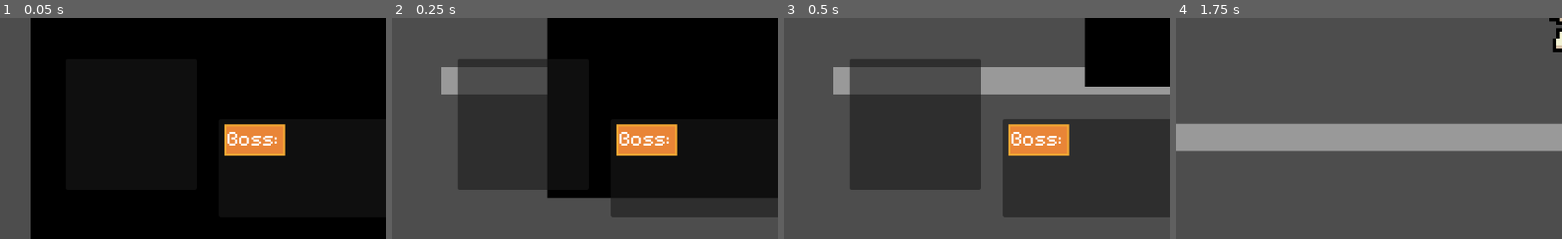
Above: before the commit, frames 1-4 (left to right).
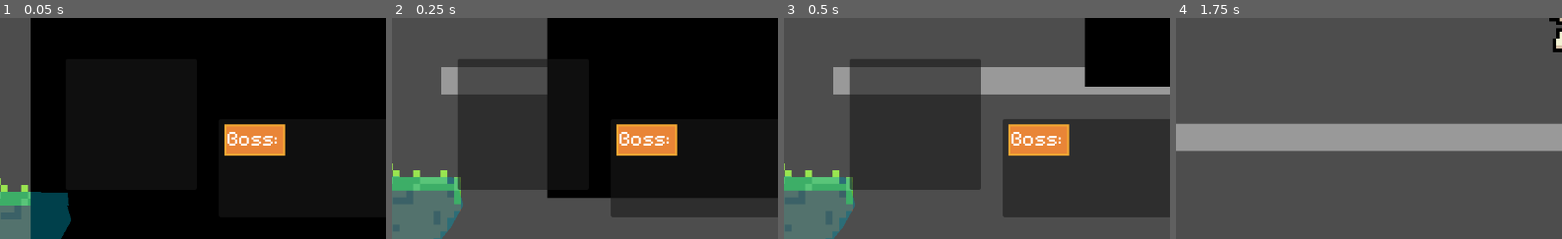
Above: after the commit, the same moments.

Repository: ZombiedestroyerE/umbcgamejam24
Game: Godot game, scene res://game_area.tscn
Two runs of this game, one before a commit and one after it. Both use one fixed random seed, a clock stepped at 60 frames per second and the inputs below.
Inputs:
- Up to frame 1 (0.05 s): no input
- Up to frame 2 (0.25 s): no input
- Up to frame 3 (0.5 s): no input
- Up to frame 4 (1.75 s): click "Start!" at 0.5 s; tap Enter (ui_accept) at 1.25, 1.52 s; hold Right (ui_right) from 1.28 s (still down); hold E (e) from 1.28 s (still down)
The pictures show only the part of the screen within x 0-50%, y 50-100%; the shares and areas given below are measured in that part.

The runs differ from the first frame. In frame 1, 3.9% of the frame differs, in the area x 0-19%, y 72-100%; in frame 2, 4.9%, in the area x 0-19%, y 65-100%; in frame 3, 4.9%; in frame 4, nothing differs.

Commit message:
Tilemap Collision

Diff:
--- /dev/null
+++ b/Platform Cooking/Art/Tiles/dough_section.tres
@@ -0,0 +1,70 @@
+[gd_resource type="TileSet" load_steps=11 format=3 uid="uid://dn6jb2wvfpn0s"]
+
+[ext_resource type="Texture2D" uid="uid://0527u6il527o" path="res://Art/Tiles/Grass Platform1.png" id="1_hri57"]
+[ext_resource type="Texture2D" uid="uid://csc4i45xju0p5" path="res://Art/Tiles/Grass Platform2.png" id="2_c5fcr"]
+[ext_resource type="Texture2D" uid="uid://7x8hesd6ewvm" path="res://Art/Tiles/Grass Platform3.png" id="3_wnfks"]
+[ext_resource type="Texture2D" uid="uid://c7b7j1s7ch7qf" path="res://Art/Tiles/Grass Platform4.png" id="4_8dr3x"]
+[ext_resource type="Texture2D" uid="uid://dr26cvmcvflxn" path="res://Art/Tiles/Dirt Wall.png" id="5_75g64"]
+
+[sub_resource type="TileSetAtlasSource" id="TileSetAtlasSource_5m5rx"]
+texture = ExtResource("1_hri57")
+0:0/0 = 0
+0:0/0/physics_layer_0/polygon_0/points = PackedVector2Array(-1.96875, 6.0625, 1.90625, 6, 8, 5.9375, 8, 8, -2.21875, 8)
+1:0/0 = 0
+1:0/0/physics_layer_0/polygon_0/points = PackedVector2Array(-8, 6.0625, 1.90625, 6, 1.90625, 8, -8, 8)
+0:1/0 = 0
+0:1/0/physics_layer_0/polygon_0/points = PackedVector2Array(-3.53125, -8, 8, -8, 8, -2.5625, 2.46875, -3.875)
+1:1/0 = 0
+1:1/0/physics_layer_0/polygon_0/points = PackedVector2Array(-8, -8, 2.53125, -8, -2.03125, -3.1875, -8, -2.875)
+
+[sub_resource type="TileSetAtlasSource" id="TileSetAtlasSource_mk1m6"]
+texture = ExtResource("2_c5fcr")
+0:0/0 = 0
+0:0/0/physics_layer_0/polygon_0/points = PackedVector2Array(8, 6, 8, 8, -7.03125, 8, -7.09375, 5.9375)
+1:0/0 = 0
+1:0/0/physics_layer_0/polygon_0/points = PackedVector2Array(6.78125, 6.0625, 6.96875, 8, -8, 8, -8, 5.875)
+0:1/0 = 0
+0:1/0/physics_layer_0/polygon_0/points = PackedVector2Array(0.03125, -8, 6.71875, -8, 8, -8, 8, -6.25, 8, -2.6875, 8, -0.6875, 4.78125, -1.375, 3.40625, -2, 1.46875, -2.8125, -1.21875, 0.25, -2.53125, 2.875, -4.40625, 2.25, -6.90625, -1.6875, -6.96875, -8)
+1:1/0 = 0
+1:1/0/physics_layer_0/polygon_0/points = PackedVector2Array(0.03125, -8, 6.71875, -8, 7.34375, -5.875, 5.53125, -2.625, 2.59375, 1, -1.03125, 2.5625, -8, 1.9375, -8, -8)
+
+[sub_resource type="TileSetAtlasSource" id="TileSetAtlasSource_ebodi"]
+texture = ExtResource("3_wnfks")
+0:0/0 = 0
+0:0/0/physics_layer_0/polygon_0/points = PackedVector2Array(6.03125, 1.0625, 6.03125, 5.625, 8, 6.0625, 8, 8, -3.90625, 8, -3.96875, 6.375, -5.09375, 5.9375, -5.09375, 1.125)
+1:0/0 = 0
+1:0/0/physics_layer_0/polygon_0/points = PackedVector2Array(1.90625, 6, 1.78125, 8, -8, 8, -8, 5.8125)
+0:1/0 = 0
+0:1/0/physics_layer_0/polygon_0/points = PackedVector2Array(8, -8, 8, 4.75, 6.53125, 6.1875, 3.46875, 6.0625, -0.84375, 4.4375, -2.03125, 3.375, -2.09375, -1.625, -3.21875, -1.875, -3.09375, -8)
+1:1/0 = 0
+1:1/0/physics_layer_0/polygon_0/points = PackedVector2Array(2.28125, -8, 1.84375, -1.0625, -0.78125, 1.875, -3.78125, 4.25, -8, 5.0625, -8, -8)
+
+[sub_resource type="TileSetAtlasSource" id="TileSetAtlasSource_sejwo"]
+texture = ExtResource("4_8dr3x")
+0:0/0 = 0
+0:0/0/physics_layer_0/polygon_0/points = PackedVector2Array(8, -0.9375, 8, 8, 6.65625, 8, 5.90625, 5.75, 4.96875, 4.0625, 4.90625, -1.1875)
+1:0/0 = 0
+1:0/0/physics_layer_0/polygon_0/points = PackedVector2Array(-2.84375, -1.0625, -2.90625, 6.375, -4.21875, 8, -8, 8, -8, -1)
+0:1/0 = 0
+0:1/0/physics_layer_0/polygon_0/points = PackedVector2Array(8, -8, 8, -4.1875, 6.84375, -4.125, 6.84375, -8)
+1:1/0 = 0
+1:1/0/physics_layer_0/polygon_0/points = PackedVector2Array(-4.09375, -8, -3.90625, -5.375, -4.78125, -4.8125, -4.71875, -2.625, -5.21875, 1.125, -7.15625, 0.875, -7.03125, -1.375, -8, -1.5, -8, -8)
+
+[sub_resource type="TileSetAtlasSource" id="TileSetAtlasSource_3xkpf"]
+texture = ExtResource("5_75g64")
+0:0/0 = 0
+0:0/0/physics_layer_0/polygon_0/points = PackedVector2Array(8, -8, 8, 8, 6.03125, 8, 5.96875, -8)
+1:0/0 = 0
+1:0/0/physics_layer_0/polygon_0/points = PackedVector2Array(-5.96875, -8, -5.84375, 8, -8, 8, -8, -8)
+0:1/0 = 0
+0:1/0/physics_layer_0/polygon_0/points = PackedVector2Array(8, -8, 8, 8, 6.03125, 8, 5.96875, -8)
+1:1/0 = 0
+1:1/0/physics_layer_0/polygon_0/points = PackedVector2Array(-5.96875, -8, -5.84375, 8, -8, 8, -8, -8)
+
+[resource]
+physics_layer_0/collision_layer = 1
+sources/0 = SubResource("TileSetAtlasSource_5m5rx")
+sources/1 = SubResource("TileSetAtlasSource_mk1m6")
+sources/2 = SubResource("TileSetAtlasSource_ebodi")
+sources/3 = SubResource("TileSetAtlasSource_sejwo")
+sources/4 = SubResource("TileSetAtlasSource_3xkpf")
--- a/Platform Cooking/dough_section.tscn
+++ b/Platform Cooking/dough_section.tscn
@@ -1,55 +1,10 @@
-[gd_scene load_steps=12 format=4 uid="uid://dxc3q63qi3kvr"]
+[gd_scene load_steps=2 format=4 uid="uid://dxc3q63qi3kvr"]
 
-[ext_resource type="Texture2D" uid="uid://0527u6il527o" path="res://Art/Tiles/Grass Platform1.png" id="1_3mgx0"]
-[ext_resource type="Texture2D" uid="uid://csc4i45xju0p5" path="res://Art/Tiles/Grass Platform2.png" id="2_0lh5h"]
-[ext_resource type="Texture2D" uid="uid://7x8hesd6ewvm" path="res://Art/Tiles/Grass Platform3.png" id="3_fy4to"]
-[ext_resource type="Texture2D" uid="uid://c7b7j1s7ch7qf" path="res://Art/Tiles/Grass Platform4.png" id="4_efpku"]
-[ext_resource type="Texture2D" uid="uid://dr26cvmcvflxn" path="res://Art/Tiles/Dirt Wall.png" id="5_pgi0w"]
-
-[sub_resource type="TileSetAtlasSource" id="TileSetAtlasSource_5m5rx"]
-texture = ExtResource("1_3mgx0")
-0:0/0 = 0
-1:0/0 = 0
-0:1/0 = 0
-1:1/0 = 0
-
-[sub_resource type="TileSetAtlasSource" id="TileSetAtlasSource_mk1m6"]
-texture = ExtResource("2_0lh5h")
-0:0/0 = 0
-1:0/0 = 0
-0:1/0 = 0
-1:1/0 = 0
-
-[sub_resource type="TileSetAtlasSource" id="TileSetAtlasSource_ebodi"]
-texture = ExtResource("3_fy4to")
-0:0/0 = 0
-1:0/0 = 0
-0:1/0 = 0
-1:1/0 = 0
-
-[sub_resource type="TileSetAtlasSource" id="TileSetAtlasSource_sejwo"]
-texture = ExtResource("4_efpku")
-0:0/0 = 0
-1:0/0 = 0
-0:1/0 = 0
-1:1/0 = 0
-
-[sub_resource type="TileSetAtlasSource" id="TileSetAtlasSource_3xkpf"]
-texture = ExtResource("5_pgi0w")
-0:0/0 = 0
-1:0/0 = 0
-0:1/0 = 0
-1:1/0 = 0
-
-[sub_resource type="TileSet" id="TileSet_nsi7s"]
-sources/0 = SubResource("TileSetAtlasSource_5m5rx")
-sources/1 = SubResource("TileSetAtlasSource_mk1m6")
-sources/2 = SubResource("TileSetAtlasSource_ebodi")
-sources/3 = SubResource("TileSetAtlasSource_sejwo")
-sources/4 = SubResource("TileSetAtlasSource_3xkpf")
+[ext_resource type="TileSet" uid="uid://dn6jb2wvfpn0s" path="res://Art/Tiles/dough_section.tres" id="1_4vc37"]
 
 [node name="Dough Section" type="Node2D"]
 
 [node name="TileMapLayer" type="TileMapLayer" parent="."]
 tile_map_data = PackedByteArray("AAD///n/BAAAAAAAAAD///r/BAAAAAEAAAAAAPn/BAABAAAAAAAAAPr/BAABAAEAAAD///v/BAAAAAAAAAD/// …(1200 unchanged characters)…
-tile_set = SubResource("TileSet_nsi7s")
+tile_set = ExtResource("1_4vc37")
+collision_visibility_mode = 1
--- a/Platform Cooking/game_area.tscn
+++ b/Platform Cooking/game_area.tscn
@@ -437,7 +437,7 @@
 theme_override_styles/panel = SubResource("StyleBoxFlat_v1xtm")
 
 [node name="Dough Section" parent="level" instance=ExtResource("8_ki18p")]
-position = Vector2(-1579, 1659)
+position = Vector2(-1177, 1405)
 scale = Vector2(10, 10)
 
 [node name="Gus" type="CharacterBody2D" parent="."]
Not shown: 1 places in Platform Cooking/game_area.tscn that only renumber resources
